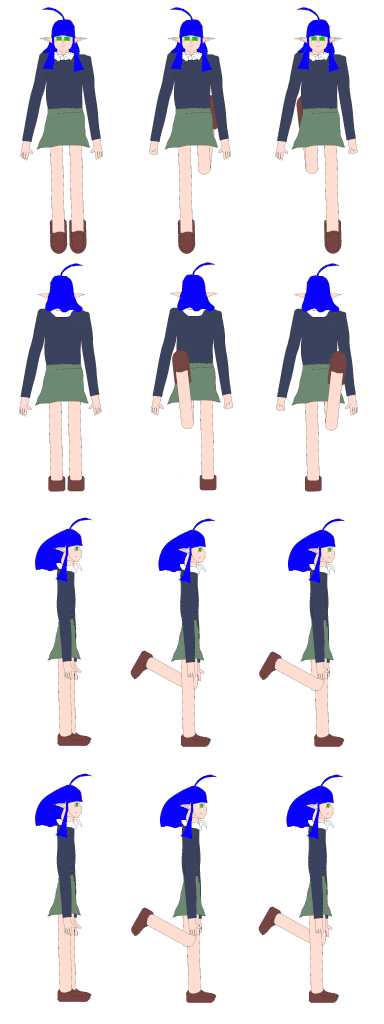
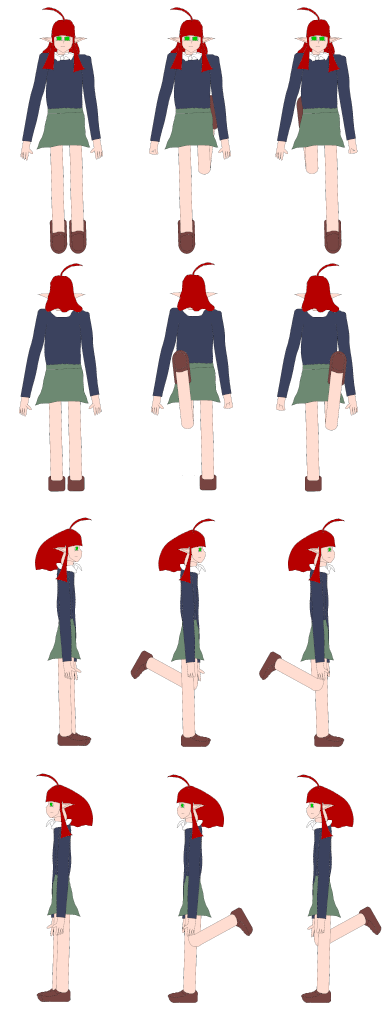
Two versions of the same layered image (384px x 1024px). Layer-by-layer changes:
removed layer "wwalk2.png" over [258, 774, 344, 1003]
removed layer "wwalk1.png" over [131, 774, 217, 1003]
removed layer "widle.png" over [35, 773, 92, 1002]
renamed "ewalk2.png" to "wwalk2.png", painted on it over [259, 519, 382, 1003]
renamed "ewalk1.png" to "wwalk1.png", painted on it over [131, 519, 253, 1003]
renamed "eidle.png" to "widle.png", painted on it over [35, 517, 93, 1002]
added layer "ewalk2.png" above "ewalk1.png" over [288, 519, 344, 584]
renamed "nwalk2.png" to "ewalk1.png", painted on it over [158, 263, 344, 584]
renamed "nwalk1.png" to "eidle.png", painted on it over [35, 262, 215, 584]
renamed "nidle.png" to "nwalk2.png", painted on it over [45, 263, 339, 313]
added layer "nwalk1.png" above "nidle.png" over [177, 262, 215, 312]
renamed "swalk2.png" to "nidle.png", painted on it over [42, 7, 340, 313]
renamed "swalk1.png" to "swalk2.png", painted on it over [170, 7, 340, 73]
renamed "sidle.png" to "swalk1.png", painted on it over [42, 7, 213, 73]
added layer "sidle.png" over [42, 7, 85, 73]
